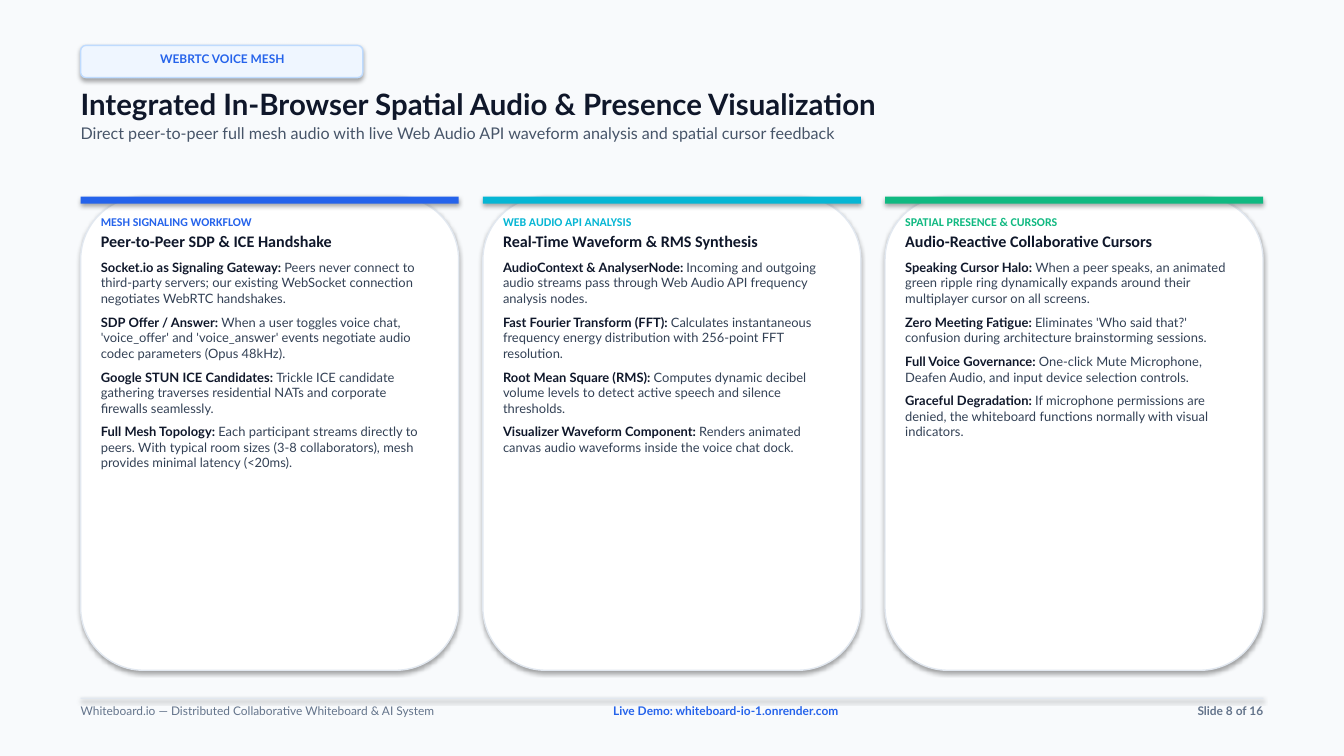
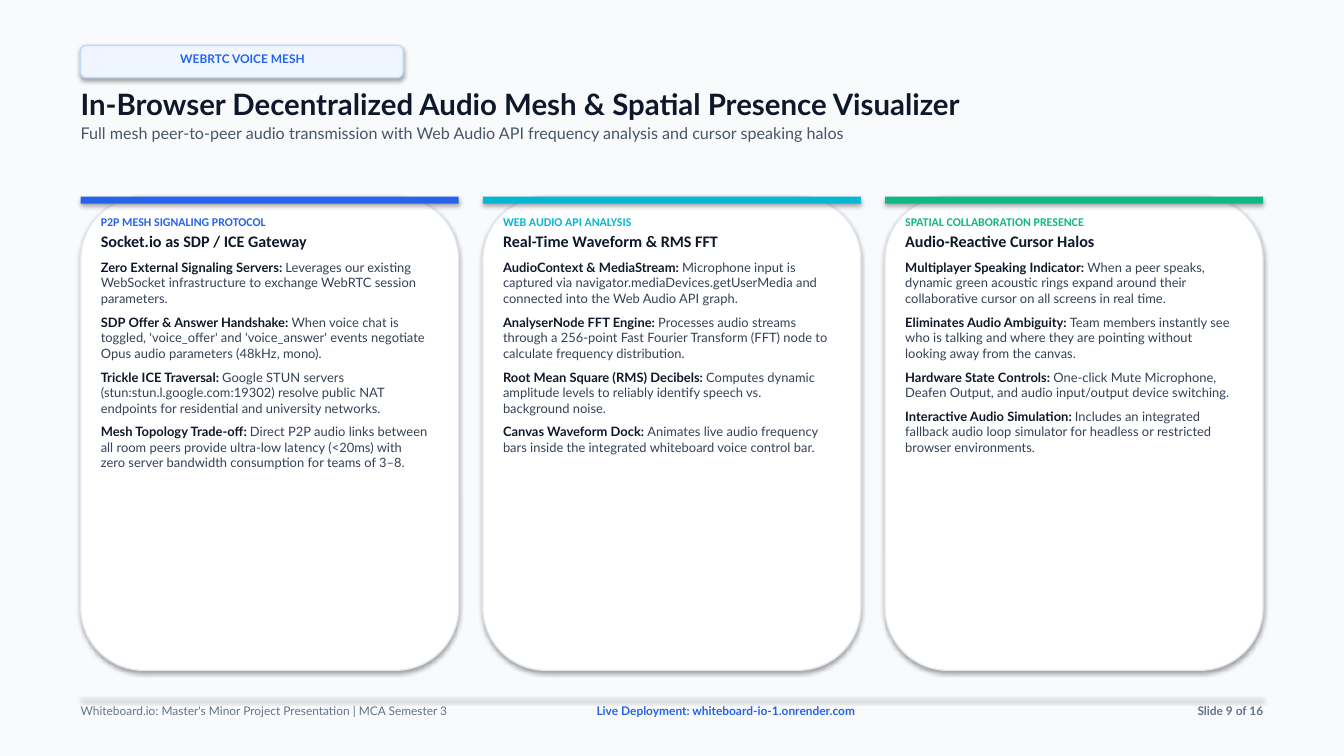
Before and after one commit to PARASMANI-KHUNTE/Whiteboard.io, a slide deck: slide 9 of docs/Whiteboard_io_Presentation.pptx (slide 8 before the commit). Drawn at 1344x756 pixels with LibreOffice and Linux fonts; fonts in the diff are those of the drawing. Boxes give left, top, right and bottom in pixels: in the first picture for what was removed or moved away, otherwise in the second. Text is boxed around its words. In the diff, an @@ line names an element or a change of style, - is before the commit and + after.

Commit message:
feat(docs): rewrite presentation deck with technical project & software engineering focus (#151)

```diff
--- a/docs/Whiteboard_io_Presentation.pptx
+++ b/docs/Whiteboard_io_Presentation.pptx
@@ rounded rectangle "WEBRTC VOICE MESH": place and size @@
-rounded rectangle "WEBRTC VOICE MESH" at box(81, 45, 363, 78)
+rounded rectangle "WEBRTC VOICE MESH" at box(81, 45, 403, 78)
@@ text at box(81, 93, 960, 142): text changed @@
-Integrated In-Browser Spatial Audio & Presence Visualization
-Direct peer-to-peer full mesh audio with live Web Audio API waveform analysis and spatial cursor feedback
+In-Browser Decentralized Audio Mesh & Spatial Presence Visualizer
+Full mesh peer-to-peer audio transmission with Web Audio API frequency analysis and cursor speaking halos
@@ text at box(101, 218, 428, 469): text changed @@
-MESH SIGNALING WORKFLOW
-Peer-to-Peer SDP & ICE Handshake
-Socket.io as Signaling Gateway: Peers never connect to third-party servers; our existing WebSocket connection negotiates WebRTC handshakes.
-SDP Offer / Answer: When a user toggles voice chat, 'voice_offer' and 'voice_answer' events negotiate audio codec parameters (Opus 48kHz).
-Google STUN ICE Candidates: Trickle ICE candidate gathering traverses residential NATs and corporate firewalls seamlessly.
-Full Mesh Topology: Each participant streams directly to peers. With typical room sizes (3-8 collaborators), mesh provides minimal latency (<20ms).
+P2P MESH SIGNALING PROTOCOL
+Socket.io as SDP / ICE Gateway
+Zero External Signaling Servers: Leverages our existing WebSocket infrastructure to exchange WebRTC session parameters.
+SDP Offer & Answer Handshake: When voice chat is toggled, 'voice_offer' and 'voice_answer' events negotiate Opus audio parameters (48kHz, mono).
+Trickle ICE Traversal: Google STUN servers (stun:stun.l.google.com:19302) resolve public NAT endpoints for residential and university networks.
+Mesh Topology Trade-off: Direct P2P audio links between all room peers provide ultra-low latency (<20ms) with zero server bandwidth consumption for teams of 3–8.
@@ text at box(503, 235, 827, 455): text changed @@
-Real-Time Waveform & RMS Synthesis
-AudioContext & AnalyserNode: Incoming and outgoing audio streams pass through Web Audio API frequency analysis nodes.
-Fast Fourier Transform (FFT): Calculates instantaneous frequency energy distribution with 256-point FFT resolution.
-Root Mean Square (RMS): Computes dynamic decibel volume levels to detect active speech and silence thresholds.
-Visualizer Waveform Component: Renders animated canvas audio waveforms inside the voice chat dock.
+Real-Time Waveform & RMS FFT
+AudioContext & MediaStream: Microphone input is captured via navigator.mediaDevices.getUserMedia and connected into the Web Audio API graph.
+AnalyserNode FFT Engine: Processes audio streams through a 256-point Fast Fourier Transform (FFT) node to calculate frequency distribution.
+Root Mean Square (RMS) Decibels: Computes dynamic amplitude levels to reliably identify speech vs. background noise.
+Canvas Waveform Dock: Animates live audio frequency bars inside the integrated whiteboard voice control bar.
@@ text at box(905, 218, 1229, 452): text changed @@
-SPATIAL PRESENCE & CURSORS
-Audio-Reactive Collaborative Cursors
-Speaking Cursor Halo: When a peer speaks, an animated green ripple ring dynamically expands around their multiplayer cursor on all screens.
-Zero Meeting Fatigue: Eliminates 'Who said that?' confusion during architecture brainstorming sessions.
-Full Voice Governance: One-click Mute Microphone, Deafen Audio, and input device selection controls.
-Graceful Degradation: If microphone permissions are denied, the whiteboard functions normally with visual indicators.
+SPATIAL COLLABORATION PRESENCE
+Audio-Reactive Cursor Halos
+Multiplayer Speaking Indicator: When a peer speaks, dynamic green acoustic rings expand around their collaborative cursor on all screens in real time.
+Eliminates Audio Ambiguity: Team members instantly see who is talking and where they are pointing without looking away from the canvas.
+Hardware State Controls: One-click Mute Microphone, Deafen Output, and audio input/output device switching.
+Interactive Audio Simulation: Includes an integrated fallback audio loop simulator for headless or restricted browser environments.
@@ text at box(81, 706, 447, 717): text changed @@
-Whiteboard.io — Distributed Collaborative Whiteboard & AI System
+Whiteboard.io: Master's Minor Project Presentation | MCA Semester 3
@@ text at box(597, 706, 855, 717): text changed @@
-Live Demo: whiteboard-io-1.onrender.com
+Live Deployment: whiteboard-io-1.onrender.com
@@ text at box(1198, 706, 1263, 715): text changed @@
-Slide 8 of 16
+Slide 9 of 16
```
Also in this commit, not shown: 11 other slides changed, 4 slides added, 4 slides removed, 3 other files.
